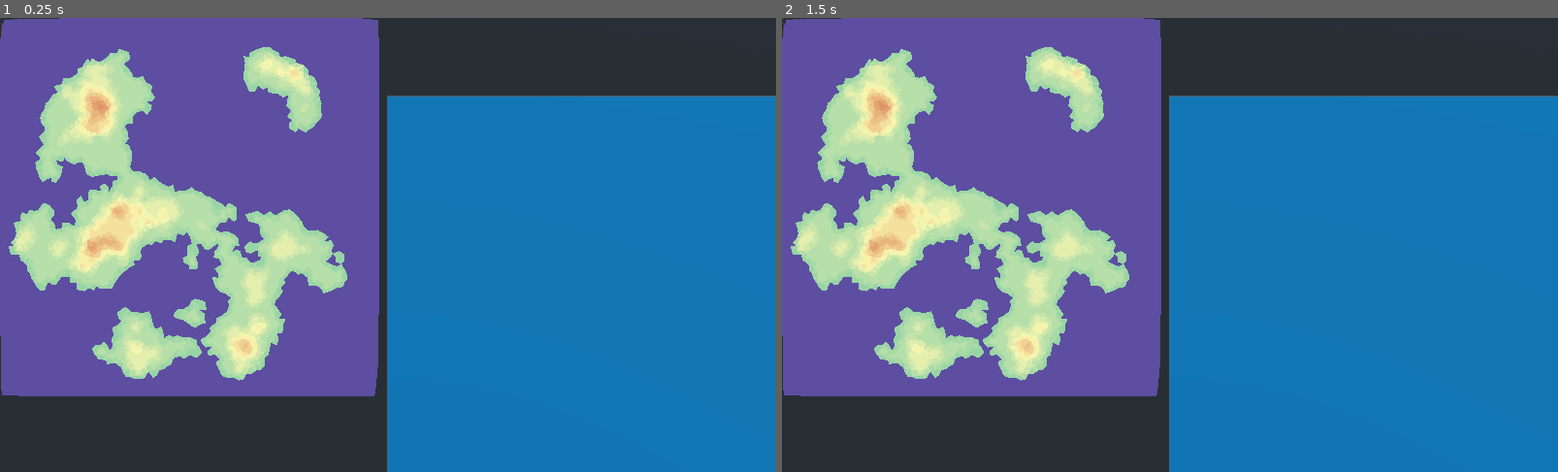
Above: before the commit, frames 1-2 (left to right).
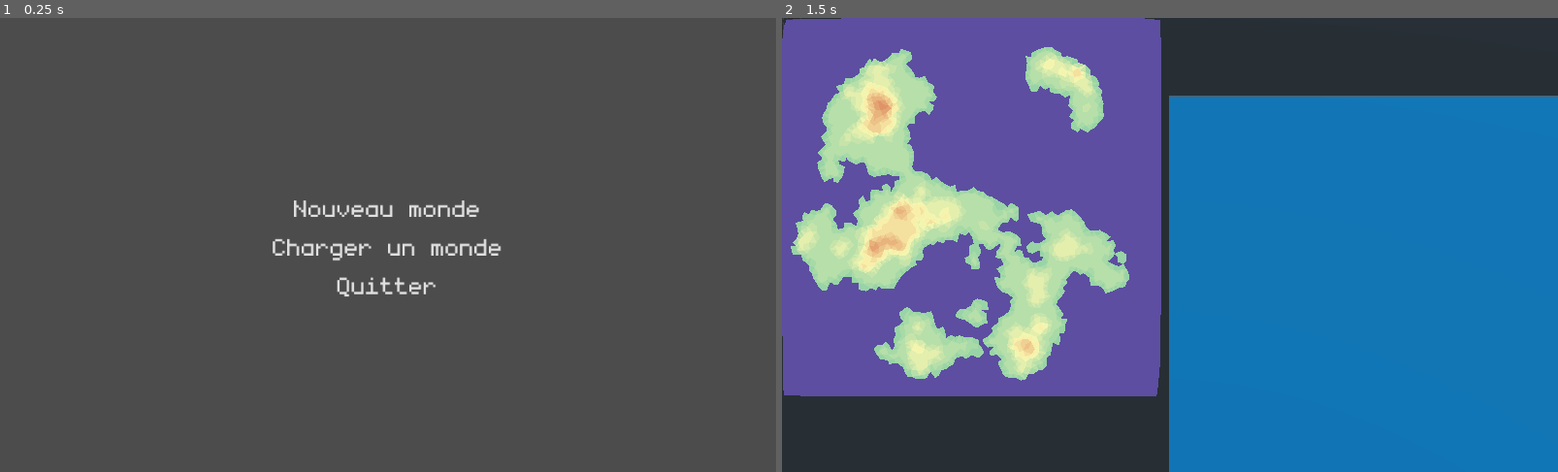
Above: after the commit, the same moments.

Repository: eriwyn/societer
Game: Godot game, scene res://menu/MainMenu.tscn
Two runs of this game, one before a commit and one after it. Both use one fixed random seed, a clock stepped at 60 frames per second and the inputs below. Before the commit the project starts from res://world/game.tscn.
Inputs (mouse positions are in pixels of both pictures, inside the frame that each line leads up to):
- Up to frame 1 (0.25 s): no input
- Up to frame 2 (1.5 s): click (1170, 208) at 0.5 s, where only the run after the commit has a clickable "Nouveau monde"; tap Enter at 1.25 s; move the mouse to (1340, 222) at 1.27 s; press the mouse at (1340, 222) at 1.28 s

The runs differ from the first frame. In frame 1, 100% of the frame differs, in the area x 0-100%, y 0-100%; in frame 2, nothing differs.

Commit message:
Ajout d'un menu principal

Diff:
--- /dev/null
+++ b/menu/MainMenu.gd
@@ -0,0 +1,17 @@
+extends Control
+
+
+func _ready():
+	pass
+
+
+func _on_NewButton_pressed():
+	get_tree().change_scene("res://world/game.tscn")
+
+
+func _on_LoadButton_pressed():
+	pass # Replace with function body.
+
+
+func _on_QuitButton_pressed():
+	get_tree().quit()
--- /dev/null
+++ b/menu/MainMenu.tscn
@@ -0,0 +1,47 @@
+[gd_scene load_steps=4 format=2]
+
+[ext_resource path="res://theme/theme.tres" type="Theme" id=1]
+[ext_resource path="res://menu/MainMenu.gd" type="Script" id=2]
+
+[sub_resource type="Theme" id=1]
+
+[node name="MainMenu" type="Control"]
+anchor_right = 1.0
+anchor_bottom = 1.0
+theme = ExtResource( 1 )
+script = ExtResource( 2 )
+
+[node name="VBoxContainer" type="VBoxContainer" parent="."]
+anchor_left = 0.5
+anchor_top = 0.5
+anchor_right = 0.5
+anchor_bottom = 0.5
+margin_left = -158.0
+margin_top = -74.5
+margin_right = 158.0
+margin_bottom = 74.5
+
+[node name="NewButton" type="Button" parent="VBoxContainer"]
+margin_right = 316.0
+margin_bottom = 47.0
+theme = SubResource( 1 )
+text = "Nouveau monde"
+flat = true
+
+[node name="LoadButton" type="Button" parent="VBoxContainer"]
+margin_top = 51.0
+margin_right = 316.0
+margin_bottom = 98.0
+text = "Charger un monde"
+flat = true
+
+[node name="QuitButton" type="Button" parent="VBoxContainer"]
+margin_top = 102.0
+margin_right = 316.0
+margin_bottom = 149.0
+text = "Quitter"
+flat = true
+
+[connection signal="pressed" from="VBoxContainer/NewButton" to="." method="_on_NewButton_pressed"]
+[connection signal="pressed" from="VBoxContainer/LoadButton" to="." method="_on_LoadButton_pressed"]
+[connection signal="pressed" from="VBoxContainer/QuitButton" to="." method="_on_QuitButton_pressed"]
--- a/project.godot
+++ b/project.godot
@@ -45,7 +45,7 @@
 [application]
 
 config/name="Societer"
-run/main_scene="res://world/game.tscn"
+run/main_scene="res://menu/MainMenu.tscn"
 config/icon="res://icon.png"
 
 [autoload]
--- /dev/null
+++ b/theme/theme.tres
@@ -0,0 +1,12 @@
+[gd_resource type="Theme" load_steps=3 format=2]
+
+[sub_resource type="DynamicFontData" id=1]
+font_path = "res://theme/fonts/monogram.ttf"
+
+[sub_resource type="DynamicFont" id=2]
+size = 50
+font_data = SubResource( 1 )
+
+[resource]
+Button/colors/font_color_hover = Color( 0.819608, 0.211765, 0.211765, 1 )
+Button/fonts/font = SubResource( 2 )
Binary file added: theme/fonts/monogram.ttf
